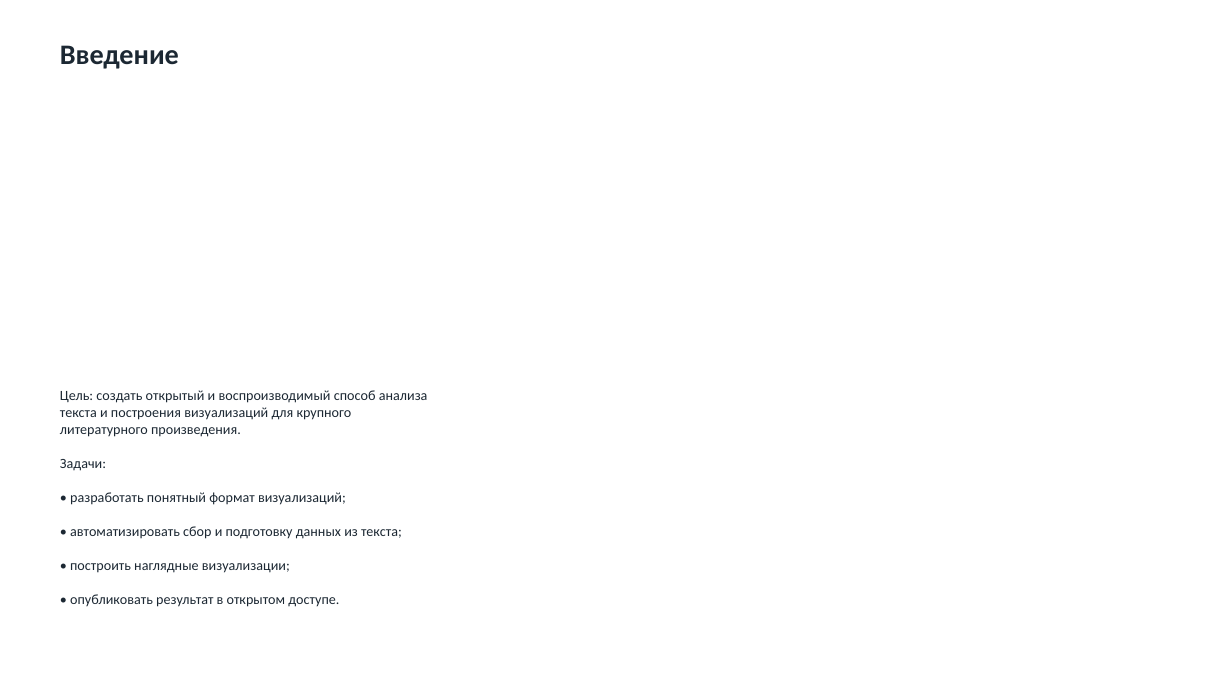
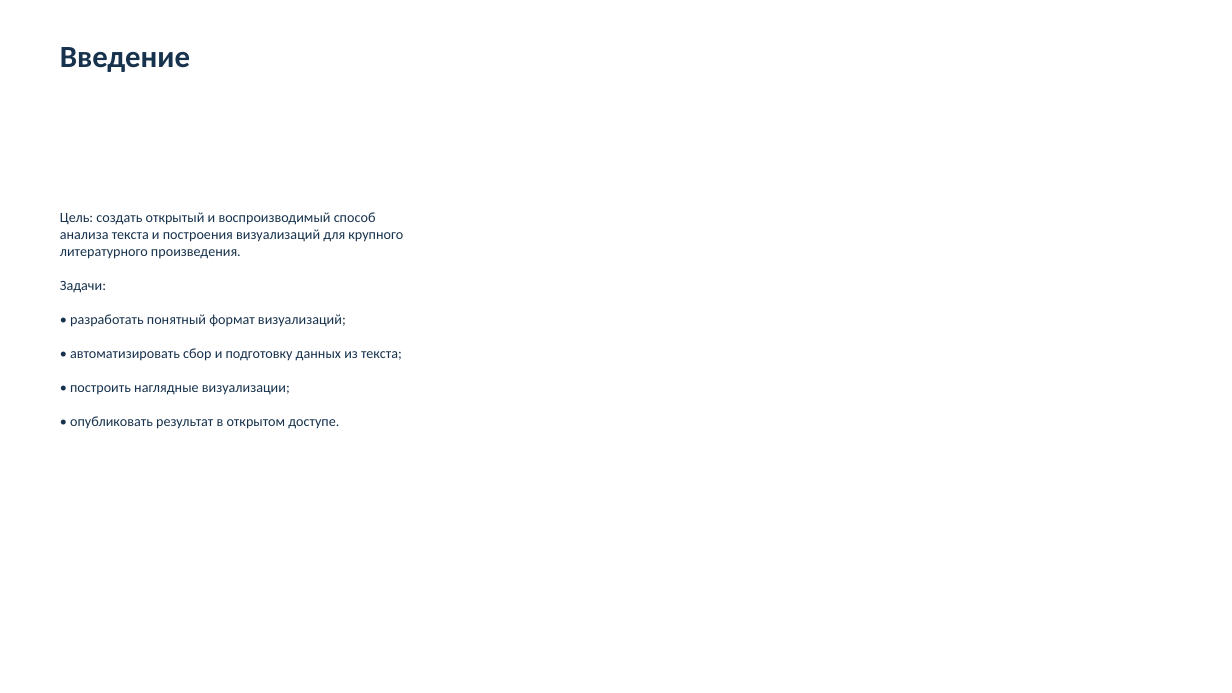
Before and after one commit to 11111000000/bukivedenie, a slide deck: slide 3 of site/preza.pptx. Drawn at 1232x693 pixels with LibreOffice and Linux fonts; fonts in the diff are those of the drawing. Boxes give left, top, right and bottom in pixels: in the first picture for what was removed or moved away, otherwise in the second. Text is boxed around its words. In the diff, an @@ line names an element or a change of style, - is before the commit and + after.

```diff
--- a/site/preza.pptx
+++ b/site/preza.pptx
@@ text "Введение" at (60,47,190,72): size 22 to 24 pt, text colour #1C2833 to #17324D @@
@@ text "Цель: создать открытый и воспроизводимый ...": place and size @@
-text "Цель: создать открытый и воспроизводимый ..." at (60,390,428,607)
+text "Цель: создать открытый и воспроизводимый ..." at (60,212,403,429)
@@ text "Цель: создать открытый и воспроизводимый ..." at (60,212,403,429): text colour #1C2833 to #17324D @@
```
Also in this commit, not shown: 8 other slides changed, 14 other files.
